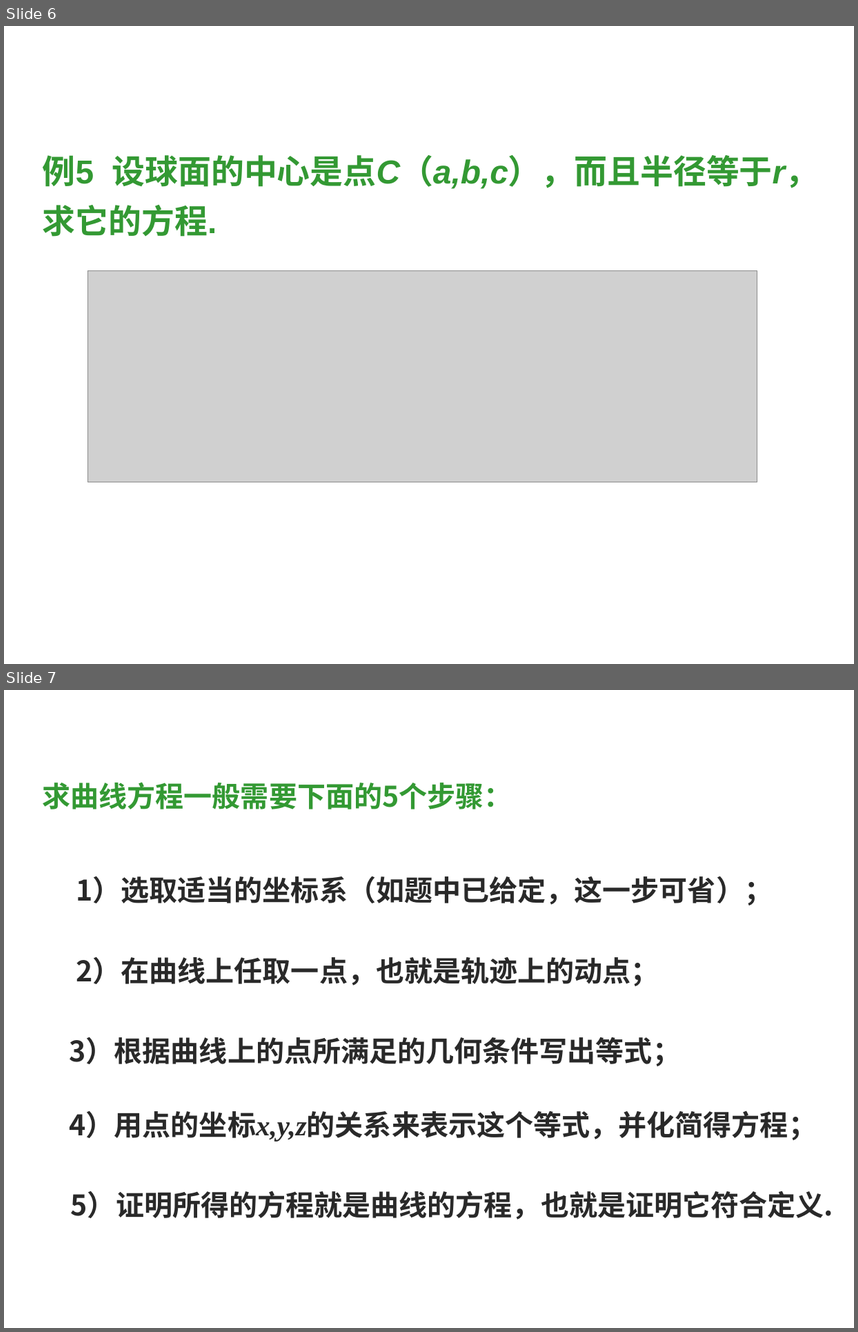
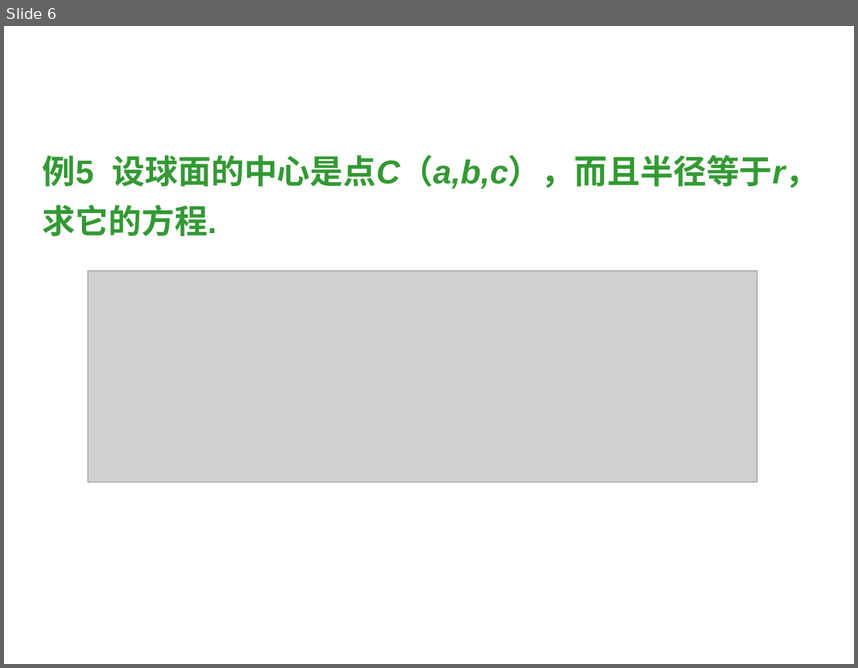
Before and after one commit to weihuayi/class, a slide deck: analyticgeometry/PPT/2-2.ppt. Shown one above the other, each under a label of ours: slides 6 and 7 before the commit, slide 6 after it. The pictures are 858x1332 and 858x668 pixels, drawn with LibreOffice and Linux fonts; fonts in the diff are those of the drawing; grey boxes stand for pictures; background and template pictures are left out. Boxes give left, top, right and bottom in pixels: in the first picture for what was removed or moved away, otherwise in the second. Text is boxed around its words. In the diff, an @@ line names an element or a change of style, - is before the commit and + after.

```diff
--- a/analyticgeometry/PPT/2-2.ppt
+++ b/analyticgeometry/PPT/2-2.ppt
@@ slide 7 removed at box(4, 690, 854, 1328), background picture (left out) @@
@@ text removed at box(42, 782, 512, 809) @@
-求曲线方程一般需要下面的5个步骤：
@@ text removed at box(76, 876, 773, 905) @@
-1）选取适当的坐标系（如题中已给定，这一步可省）；
@@ text removed at box(76, 957, 660, 986) @@
-2）在曲线上任取一点，也就是轨迹上的动点；
@@ text removed at box(69, 1037, 681, 1066) @@
-3）根据曲线上的点所满足的几何条件写出等式；
@@ text removed at box(69, 1110, 817, 1141) @@
-4）用点的坐标x,y,z的关系来表示这个等式，并化简得方程；
@@ text removed at box(71, 1190, 833, 1219) @@
-5）证明所得的方程就是曲线的方程，也就是证明它符合定义.
```
Also in this commit, not shown: 12 other files.
